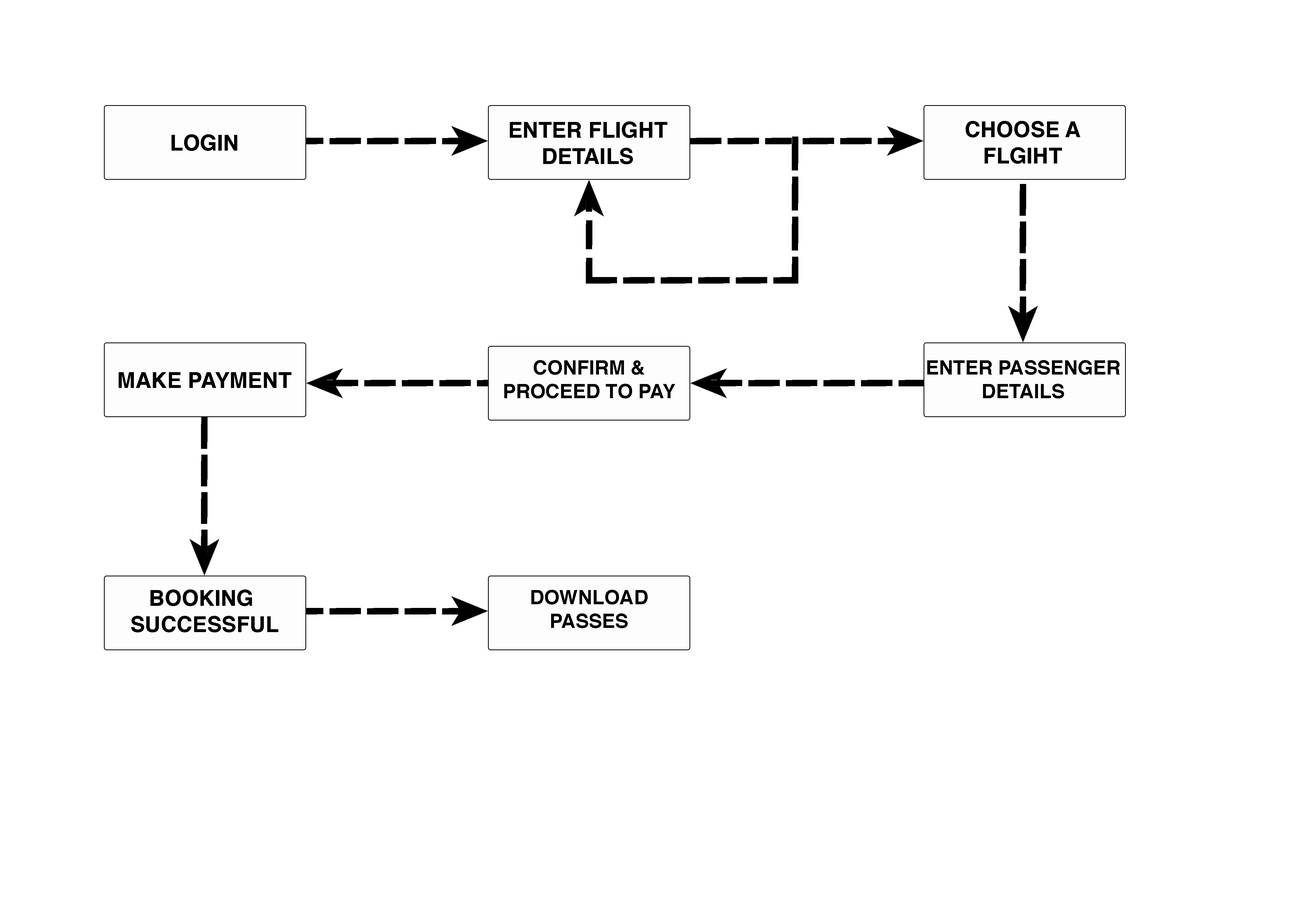
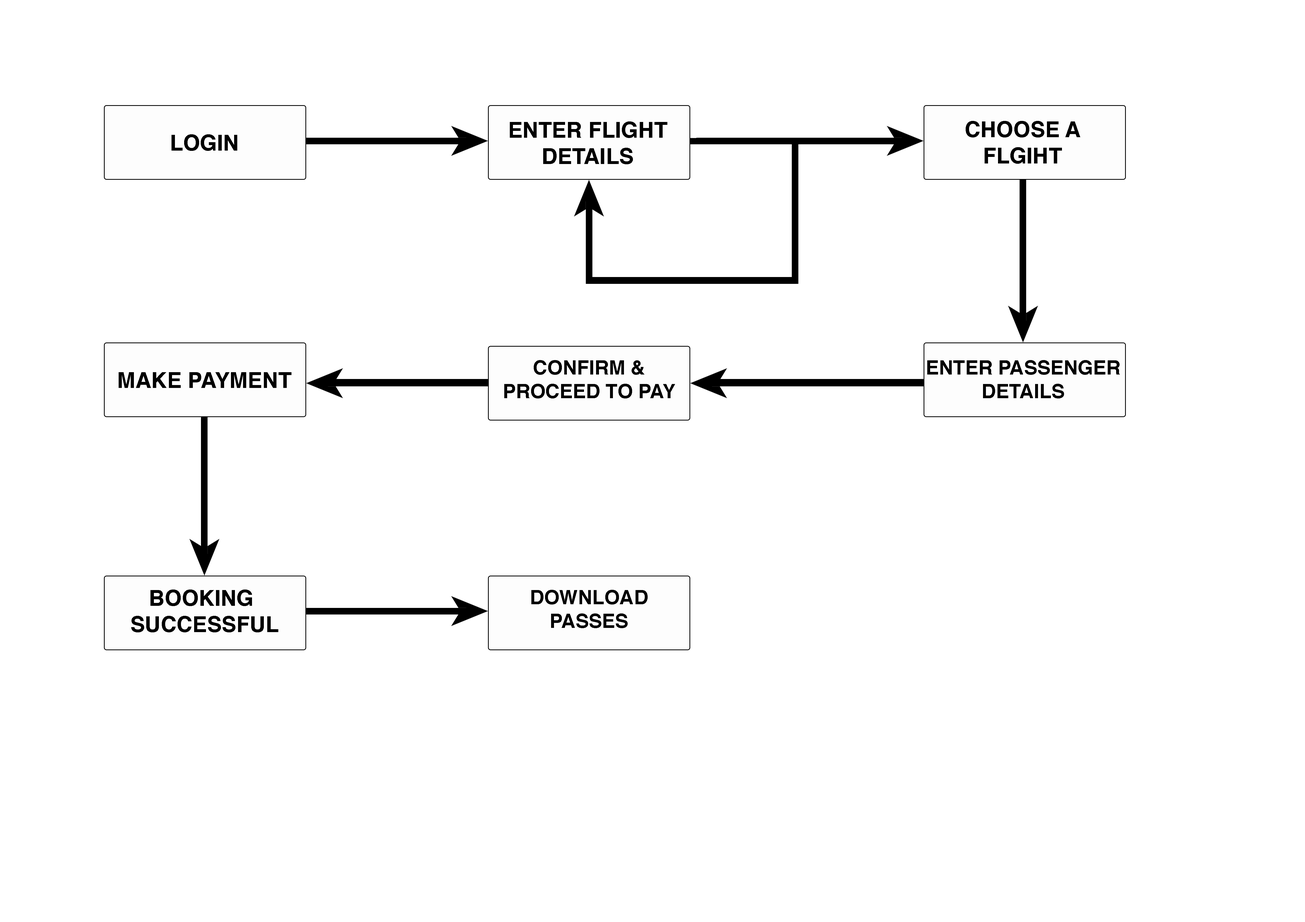
Before/after of a 1305x922 layered artwork. What changed in the layer stack:
added layer "Rectangle 2 copy 6" above "Rectangle 2 copy 8" over [710, 379, 924, 387]
added layer "Rectangle 2 copy 8" above "Rectangle 2 copy 5" over [316, 608, 449, 615]
added layer "Rectangle 2 copy 5" above "Rectangle 2 copy 4" over [326, 379, 488, 387]
added layer "Rectangle 2 copy 4" above "Rectangle 2 copy 7" over [585, 207, 593, 284]
added layer "Rectangle 2 copy 7" above "Rectangle 2 copy 9" over [200, 417, 208, 537]
added layer "Rectangle 2 copy 9" above "Rectangle 2 copy 3" over [1019, 179, 1026, 304]
added layer "Rectangle 2 copy 3" above "Rectangle 2 copy 2" over [791, 142, 799, 265]
added layer "Rectangle 2 copy 2" above "Rectangle 2 copy" over [588, 277, 794, 284]
added layer "Rectangle 2 copy" above "Rounded Rectangle 1 copy 4" over [714, 137, 885, 145]
painted on "Rectangle 1 copy 2" over [791, 136, 799, 284]
removed group "Group 1" (2 layers) over [316, 137, 449, 145]
added layer "Rectangle 2" above "Rectangle 1" over [316, 137, 449, 145]
moved "Rectangle 1" (8th of 8) out of group "Group 1" over [316, 137, 449, 145]
